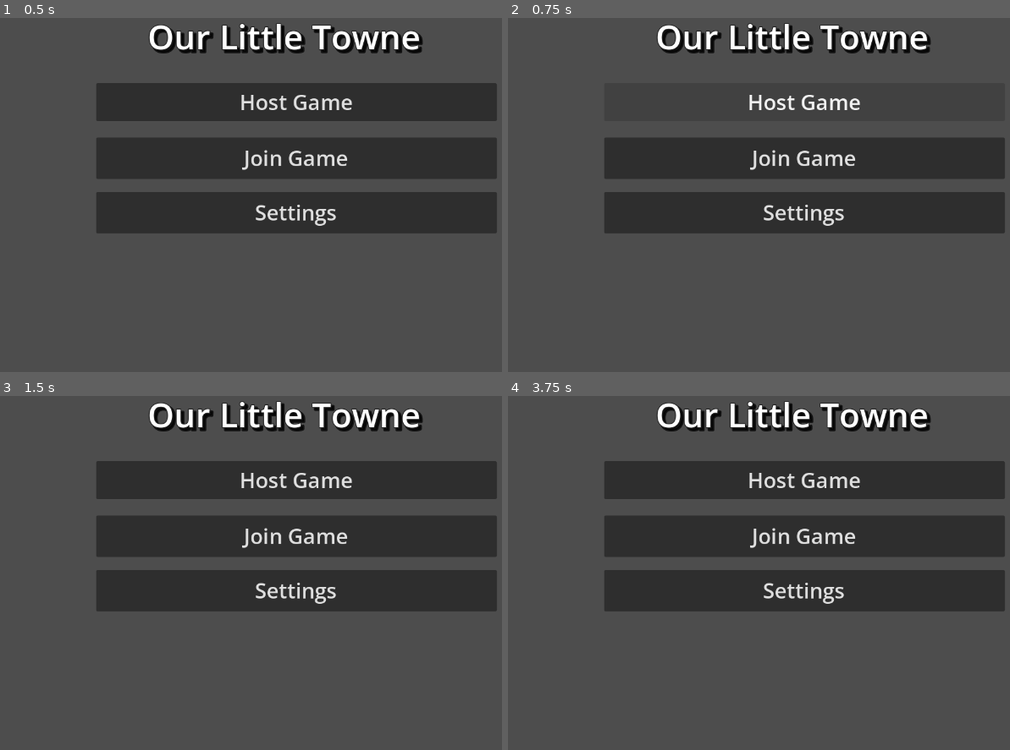
Above: before the commit, frames 1-4 (two rows, left to right).
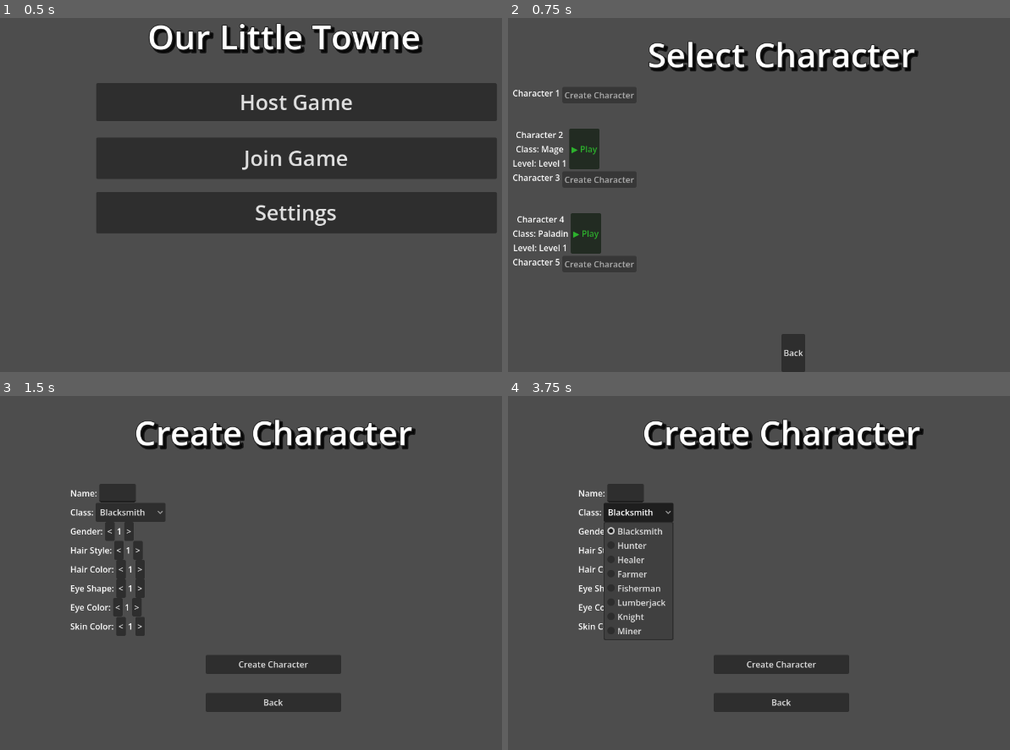
Above: after the commit, the same moments.

Repository: Miller-Nerd/our-little-towne
Game: Godot game, scene res://main_menu.tscn
The game is run twice, just before and just after one commit, with the same random seed, the same clock (stepped at 60 frames per second) and the same inputs.
Inputs (mouse positions are in pixels of both pictures, inside the frame that each line leads up to):
- Up to frame 1 (0.5 s): no input
- Up to frame 2 (0.75 s): click "Host Game" at 0.5 s
- Up to frame 3 (1.5 s): click (90, 473) at 1.25 s, where only the run after the commit has a clickable "Create Character"
- Up to frame 4 (3.75 s): click (779, 703) at 2 s, where only the run after the commit has a clickable "Back"; click (598, 558) at 2.75 s, where only the run after the commit has a clickable "Create Character"; click (638, 512) at 3.5 s, where only the run after the commit has a clickable "Blacksmith"

Frame 1 is identical in both runs. In frame 2, 26% of the frame differs, in the area x 1-99%, y 1-100%; in frame 3, 34%, in the area x 13-99%, y 1-90%; in frame 4, 33%.
Error before the commit: Parse Error: Identifier "player_id" not declared in the current scope. (res://network_manager.gd:59)

Commit message:
Errors fixed on host button

Diff:
--- a/character_creation.gd
+++ b/character_creation.gd
@@ -13,6 +13,8 @@
 	"eye_color": 1
 }
 
+var class_dropdown = null
+
 func _ready():
 	print("Character creation scene loaded")
 
@@ -38,7 +40,7 @@
 		print("Create button connected successfully")
 
 	# Populate class dropdown with items
-	var class_dropdown = $CharacterClassContainer/ClassDropdown
+	class_dropdown = $CharacterClassContainer/ClassDropdown
 	if class_dropdown:
 		class_dropdown.clear()
 		var classes = ["Blacksmith", "Hunter", "Healer", "Farmer", "Fisherman", "Lumberjack", "Knight", "Miner"]
--- a/main_menu.gd
+++ b/main_menu.gd
@@ -8,7 +8,7 @@
 
 	# Initialize network manager as singleton
 	network_manager = NetworkManager.new()
-	get_tree().root.add_child(network_manager)
+	get_tree().root.add_child.call_deferred(network_manager)
 
 	# Connect button signals
 	var play_button = $PlayButton
--- a/network_manager.gd
+++ b/network_manager.gd
@@ -15,28 +15,24 @@
 
 func _ready():
 	print("Network manager initialized")
-	# Set up multiplayer peer signals
 	if Engine.is_editor_hint():
 		return
 
-	peer = ENetMultiplayerPeer.new()
-	multiplayer.multiplayer_peer = peer
-
-	peer.connect("server_disconnected", Callable(self, "_on_server_disconnected"))
-	peer.connect("client_connected", Callable(self, "_on_client_connected"))
-	peer.connect("client_disconnected", Callable(self, "_on_client_disconnected"))
+	multiplayer.peer_connected.connect(_on_peer_connected)
+	multiplayer.peer_disconnected.connect(_on_peer_disconnected)
 
 func start_server(port=7000):
 	print("Starting server on port " + str(port))
 	is_server = true
 
+	peer = ENetMultiplayerPeer.new()
 	var err = peer.create_server(port, max_players)
 	if err != OK:
 		print("Failed to create server: " + str(err))
 		return false
 
+	multiplayer.multiplayer_peer = peer
 	my_player_id = 1
-	multiplayer.set_unique_id(1)
 
 	# Add self as first player in lobby
 	add_player_to_lobby(my_player_id, {"name": "Host", "ready": false})
@@ -48,35 +44,34 @@
 	print("Connecting to server at: " + ip_address + ":" + str(port))
 	is_server = false
 
+	peer = ENetMultiplayerPeer.new()
 	var err = peer.create_client(ip_address, port)
 	if err != OK:
 		print("Failed to create client: " + str(err))
 		return false
 
+	multiplayer.multiplayer_peer = peer
+
 	# Wait for connection and get player ID from server
 	await get_tree().create_timer(0.5).timeout
 
-	player_id = multiplayer.get_unique_id()
-	print("Connected with player ID: " + str(player_id))
+	my_player_id = multiplayer.get_unique_id()
+	print("Connected with player ID: " + str(my_player_id))
 
 	# Send join request to server
-	rpc_id(1, "_handle_player_join", player_id, {"name": "Player" + str(player_id), "ready": false})
+	rpc_id(1, "_handle_player_join", my_player_id, {"name": "Player" + str(my_player_id), "ready": false})
 
 	return true
 
-func _on_client_connected(id):
+func _on_peer_connected(id):
 	print("Client connected: " + str(id))
 	if id != 1 and not has_player_in_lobby(id):
 		add_player_to_lobby(id, {"name": "Player" + str(id), "ready": false})
 
-func _on_client_disconnected(id):
+func _on_peer_disconnected(id):
 	print("Client disconnected: " + str(id))
 	remove_player_from_lobby(id)
 	emit_signal("player_left", id)
-
-func _on_server_disconnected():
-	print("Disconnected from server")
-	is_server = false
 
 @rpc("any_peer", "reliable")
 func add_player_to_lobby(player_id, player_data):
@@ -119,10 +114,10 @@
 
 @rpc("any_peer", "reliable")
 func request_game_start():
-	print("Game start requested by player " + str(player_id))
+	print("Game start requested by player " + str(my_player_id))
 	emit_signal("game_start_requested")
 
 func cleanup():
 	if peer != null:
 		peer.close()
-		peer = null
+		multiplayer.multiplayer_peer = null
